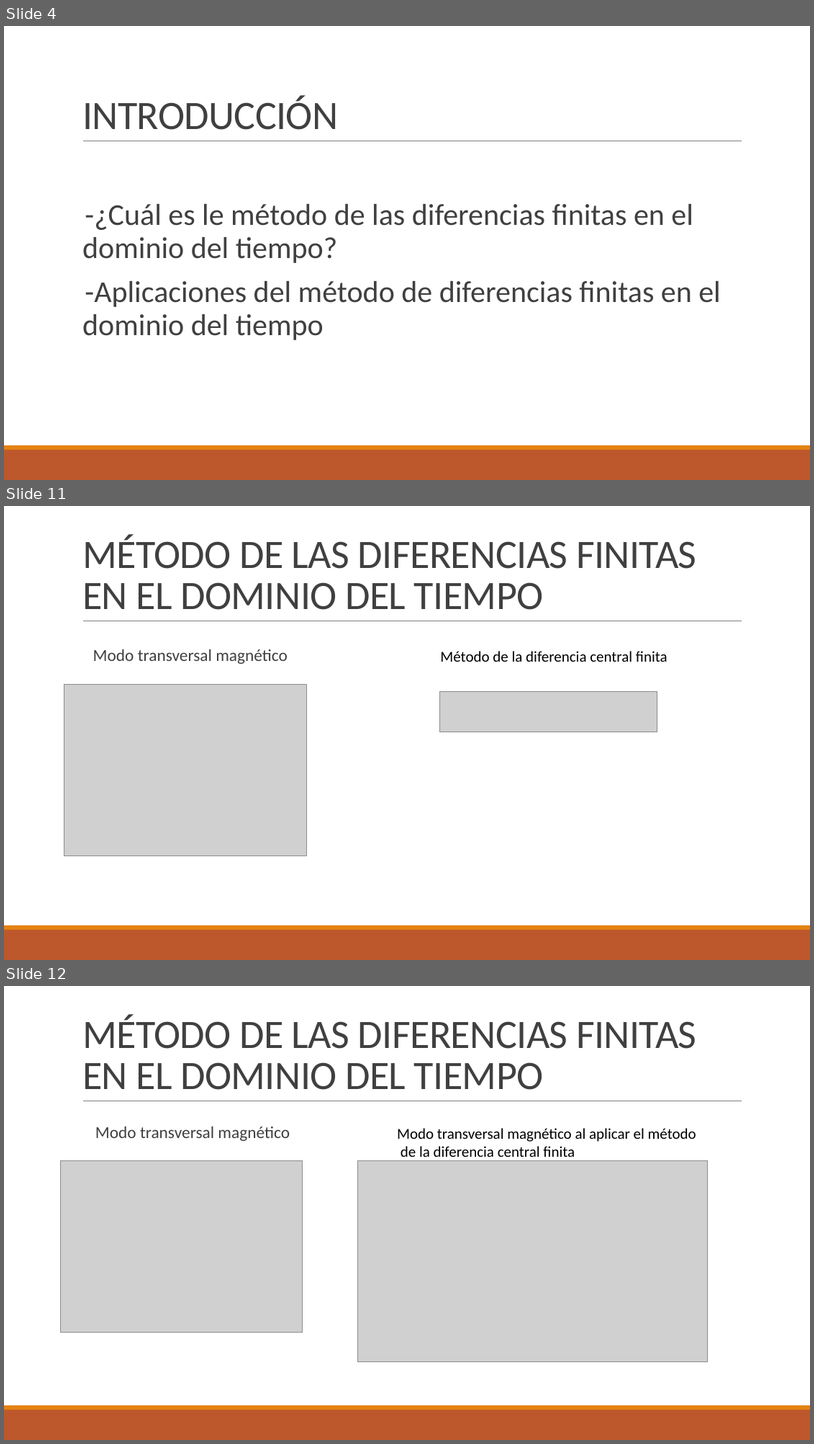
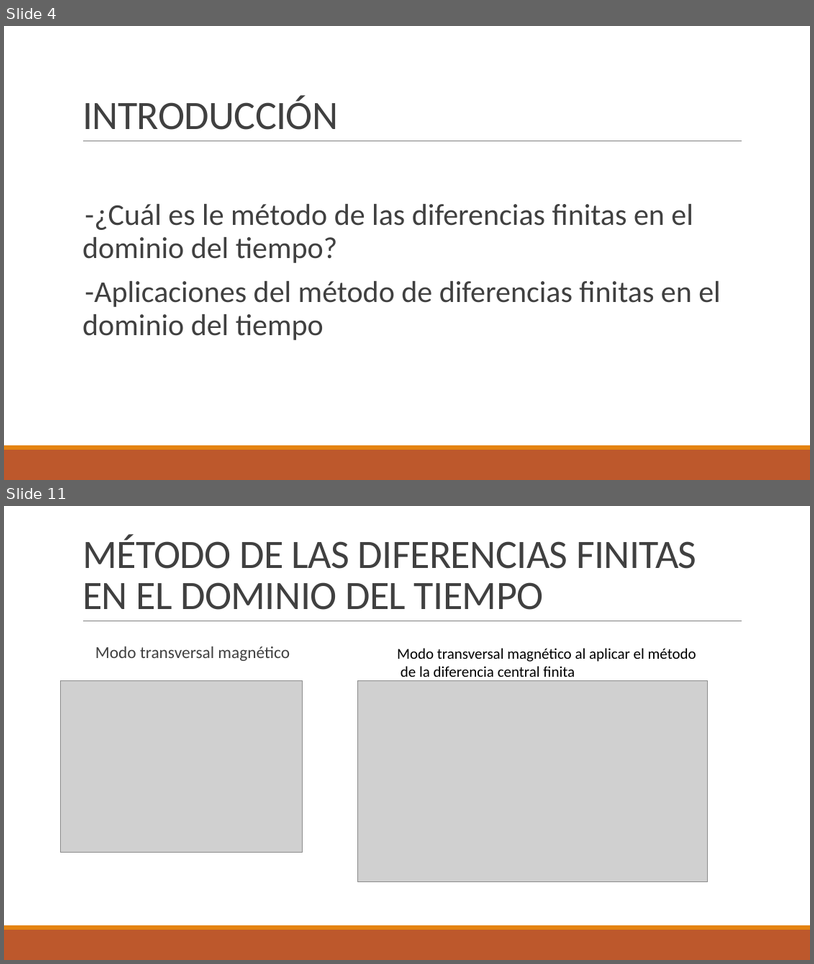
Before and after one commit to juanjo1213/TFG-FDTD, a slide deck: Diapositivas/FDTD.pptx. Shown one above the other, each under a label of ours: slides 4, 11 and 12 before the commit, slides 4 and 11 after it; the slides between them are not shown. The pictures are 814x1444 and 814x964 pixels, drawn with LibreOffice and Linux fonts; fonts in the diff are those of the drawing; grey boxes stand for pictures. Boxes give left, top, right and bottom in pixels: in the first picture for what was removed or moved away, otherwise in the second. Text is boxed around its words. In the diff, an @@ line names an element or a change of style, - is before the commit and + after.

```diff
--- a/Diapositivas/FDTD.pptx
+++ b/Diapositivas/FDTD.pptx
@@ slide 11 removed at bbox=[4, 506, 810, 960], background #FFFFFF; not listed: 3 template elements that a slide beside it also shows @@
@@ title removed at bbox=[82, 535, 697, 610] @@
-MÉTODO DE LAS DIFERENCIAS FINITAS EN EL DOMINIO DEL TIEMPO
@@ text removed at bbox=[93, 649, 288, 664] @@
-  Modo transversal magnético
@@ text removed at bbox=[440, 651, 668, 662] @@
-Método de la diferencia central finita
@@ picture removed at bbox=[64, 685, 306, 856] @@
@@ picture removed at bbox=[440, 691, 658, 731] @@
@@ what was slide 12 is now slide 11 @@
```
Also in this commit, not shown: 8 slides changed, 2 slides added, 2 other slides removed, 6 other files.
